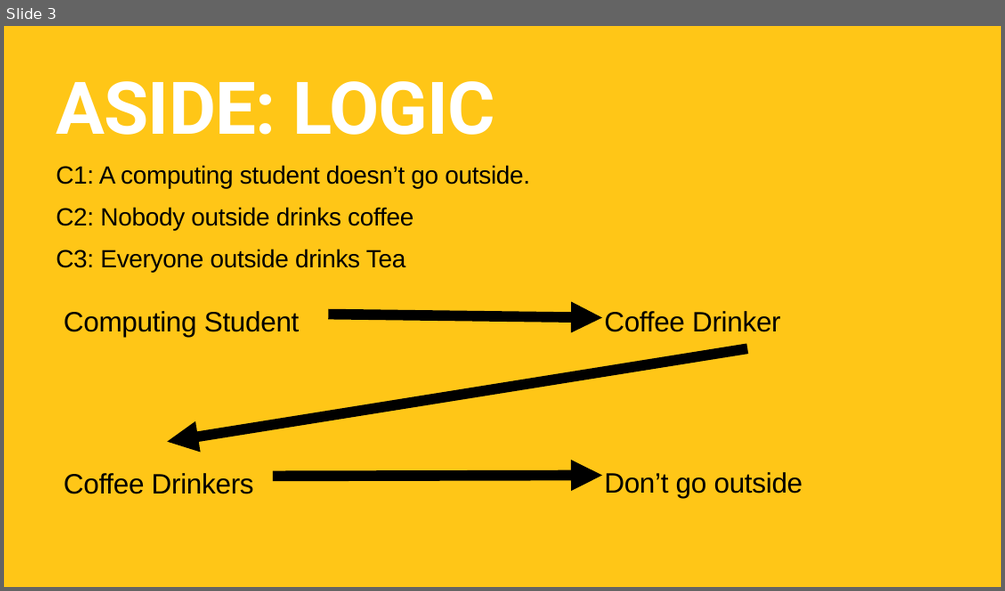
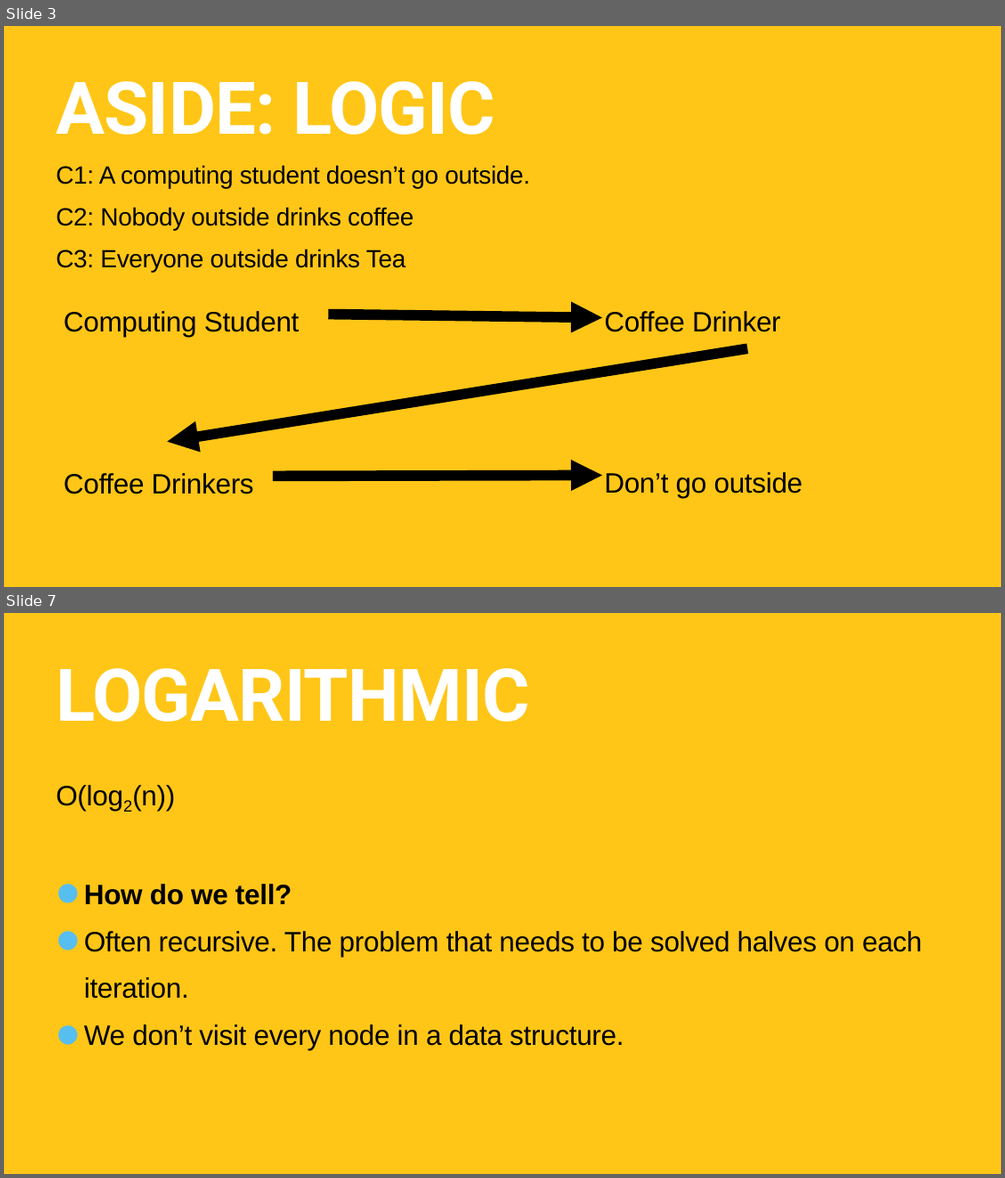
Before and after one commit to TommyWoodley/teaching, a slide deck: ALevel/BigO/BigOPresentation.pptx. Shown one above the other, each under a label of ours: slide 3 before the commit, slides 3 and 7 after it; the slides between them are not shown. The pictures are 1005x591 and 1005x1178 pixels, drawn with LibreOffice and Linux fonts; fonts in the diff are those of the drawing. Boxes give left, top, right and bottom in pixels: in the first picture for what was removed or moved away, otherwise in the second. Text is boxed around its words. In the diff, an @@ line names an element or a change of style, - is before the commit and + after.

```diff
--- a/ALevel/BigO/BigOPresentation.pptx
+++ b/ALevel/BigO/BigOPresentation.pptx
@@ slide 7 added at (4,613,1001,1174), background #FFC617 @@
@@ title added at (56,668,529,722), 140 pt, text #FFFFFF, bold @@
+LOGARITHMIC
@@ text added at (56,785,922,1050), 54 pt, text #000000 @@
+O(log2(n))
+• How do we tell?
+• Often recursive. The problem that needs to be solved halves on each iteration.
+• We don’t visit every node in a data structure.
```
Also in this commit, not shown: 7 other slides added, 10 slides removed.
